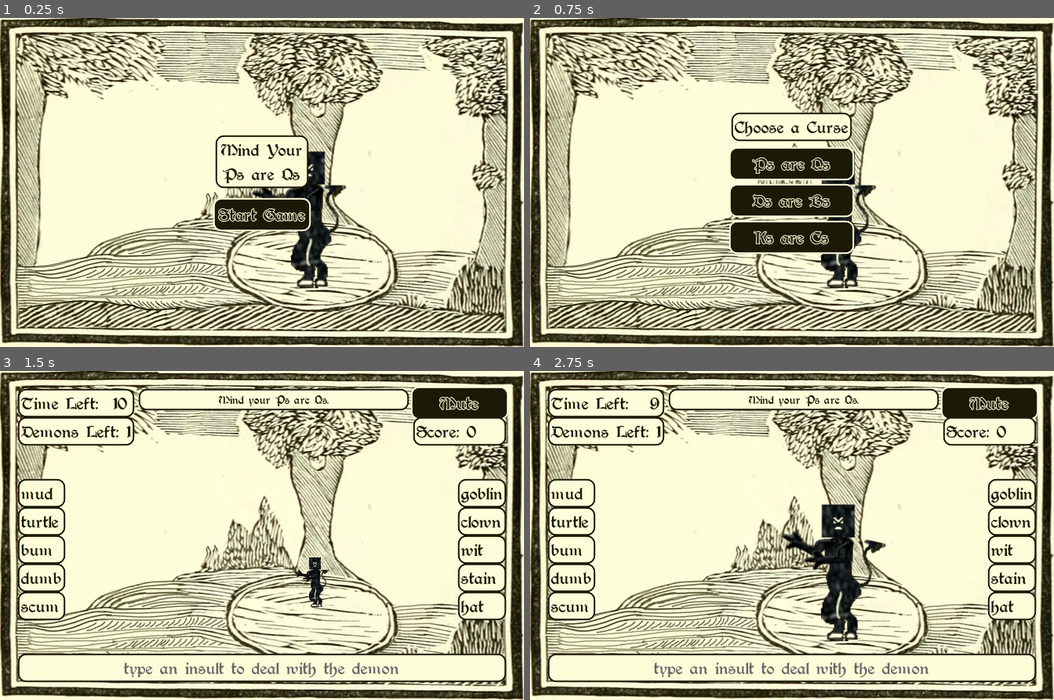
Above: before the commit, frames 1-4 (two rows, left to right).
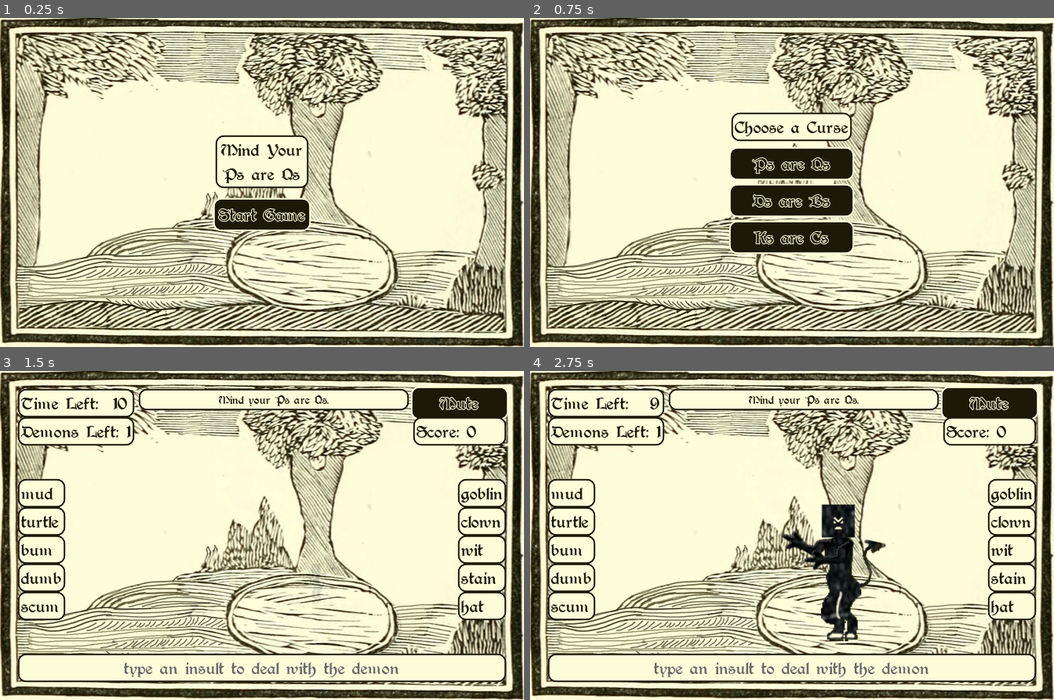
Above: after the commit, the same moments.

Repository: hoodscott/psareqs
Game: Godot game, scene res://scenes/Game.tscn
The game is run twice, just before and just after one commit, with the same random seed, the same clock (stepped at 60 frames per second) and the same inputs.
Inputs:
- Up to frame 1 (0.25 s): no input
- Up to frame 2 (0.75 s): click "Start Game" at 0.5 s
- Up to frame 3 (1.5 s): click "Ps are Qs" at 1.25 s
- Up to frame 4 (2.75 s): tap Enter at 2 s; tap Z at 2.1 s

The runs differ from the first frame. In frame 1, 2.1% of the frame differs, in the area x 48-67%, y 40-83%; in frame 2, 1.0%; in frame 3, 0.4%; in frame 4, nothing differs.

Commit message:
Adds more tracks to mephistopheles animation

Diff:
--- a/scenes/Mephistopheles.gd
+++ b/scenes/Mephistopheles.gd
@@ -6,7 +6,12 @@
 
 
 
+func _ready() -> void:
+  hide()
+
+
 func spawn() -> void:
+  show()
   change_face(0)
   Animations.stop()
   Animations.play("spawn")
@@ -29,5 +34,4 @@
 
 func _on_AnimationPlayer_animation_finished(anim_name: String) -> void:
   if anim_name == "spawn":
-    Animations.stop()
     Animations.play("idle")
--- a/scenes/Mephistopheles.tscn
+++ b/scenes/Mephistopheles.tscn
@@ -66,6 +66,30 @@
 "update": 0,
 "values": [ Vector2( 1, 1 ) ]
 }
+tracks/4/type = "value"
+tracks/4/path = NodePath("Sprite:modulate")
+tracks/4/interp = 1
+tracks/4/loop_wrap = true
+tracks/4/imported = false
+tracks/4/enabled = true
+tracks/4/keys = {
+"times": PoolRealArray( 0 ),
+"transitions": PoolRealArray( 1 ),
+"update": 0,
+"values": [ Color( 1, 1, 1, 1 ) ]
+}
+tracks/5/type = "value"
+tracks/5/path = NodePath("Sprite:position")
+tracks/5/interp = 1
+tracks/5/loop_wrap = true
+tracks/5/imported = false
+tracks/5/enabled = true
+tracks/5/keys = {
+"times": PoolRealArray( 0 ),
+"transitions": PoolRealArray( 1 ),
+"update": 0,
+"values": [ Vector2( 5, 10 ) ]
+}
 
 [sub_resource type="Animation" id=5]
 resource_name = "die"
@@ -78,9 +102,33 @@
 tracks/0/enabled = true
 tracks/0/keys = {
 "times": PoolRealArray( 0, 0.5 ),
+"transitions": PoolRealArray( 2, 1 ),
+"update": 0,
+"values": [ Vector2( 1, 1 ), Vector2( 1e-05, 1e-05 ) ]
+}
+tracks/1/type = "value"
+tracks/1/path = NodePath("Sprite:position")
+tracks/1/interp = 1
+tracks/1/loop_wrap = true
+tracks/1/imported = false
+tracks/1/enabled = true
+tracks/1/keys = {
+"times": PoolRealArray( 0, 0.5 ),
 "transitions": PoolRealArray( 1, 1 ),
 "update": 0,
-"values": [ Vector2( 1, 1 ), Vector2( 1e-05, 1e-05 ) ]
+"values": [ Vector2( 5, 10 ), Vector2( 5, 30 ) ]
+}
+tracks/2/type = "value"
+tracks/2/path = NodePath("Sprite:modulate")
+tracks/2/interp = 1
+tracks/2/loop_wrap = true
+tracks/2/imported = false
+tracks/2/enabled = true
+tracks/2/keys = {
+"times": PoolRealArray( 0, 0.5 ),
+"transitions": PoolRealArray( 2, 1 ),
+"update": 0,
+"values": [ Color( 1, 1, 1, 1 ), Color( 1, 1, 1, 0 ) ]
 }
 
 [sub_resource type="Animation" id=3]
@@ -134,10 +182,22 @@
 tracks/0/imported = false
 tracks/0/enabled = true
 tracks/0/keys = {
-"times": PoolRealArray( 0, 0.5 ),
-"transitions": PoolRealArray( 1, 1 ),
-"update": 0,
-"values": [ Vector2( 1e-05, 1e-05 ), Vector2( 1, 1 ) ]
+"times": PoolRealArray( 0, 0.4, 0.5 ),
+"transitions": PoolRealArray( 1.8025, 1, 1 ),
+"update": 0,
+"values": [ Vector2( 1e-05, 1e-05 ), Vector2( 1.1, 1.2 ), Vector2( 1, 1 ) ]
+}
+tracks/1/type = "value"
+tracks/1/path = NodePath("Sprite:modulate")
+tracks/1/interp = 1
+tracks/1/loop_wrap = true
+tracks/1/imported = false
+tracks/1/enabled = true
+tracks/1/keys = {
+"times": PoolRealArray( 0, 0.5 ),
+"transitions": PoolRealArray( 2, 1 ),
+"update": 0,
+"values": [ Color( 1, 1, 1, 0 ), Color( 1, 1, 1, 1 ) ]
 }
 
 [node name="Mephistopheles" type="Node2D"]
